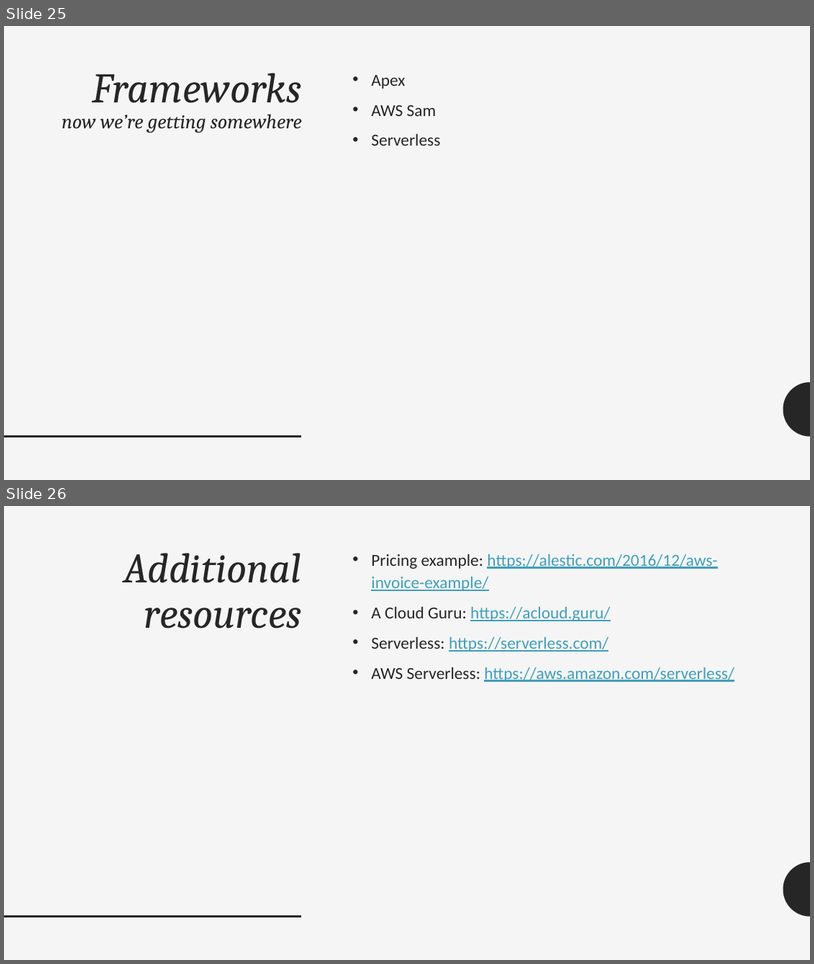
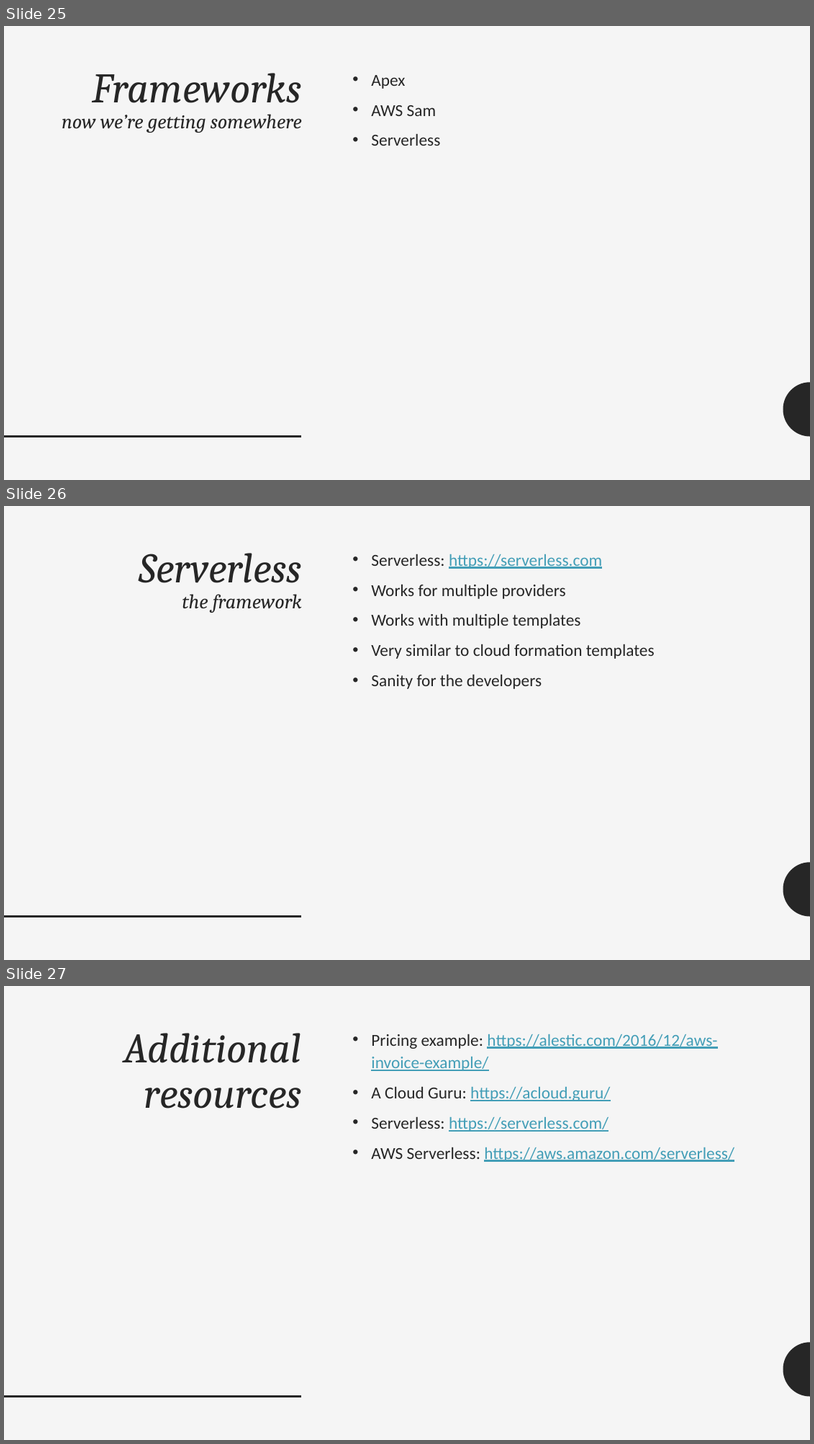
Before and after one commit to adrianpomilio/going-serverless, a slide deck: going-serverless-2017.pptx. Shown one above the other, each under a label of ours: slides 25 and 26 before the commit, slides 25, 26 and 27 after it. The pictures are 814x964 and 814x1444 pixels, drawn with LibreOffice and Linux fonts; fonts in the diff are those of the drawing. Boxes give left, top, right and bottom in pixels: in the first picture for what was removed or moved away, otherwise in the second. Text is boxed around its words. In the diff, an @@ line names an element or a change of style, - is before the commit and + after.

Commit message:
added serverless screen

```diff
--- a/going-serverless-2017.pptx
+++ b/going-serverless-2017.pptx
@@ slide 26 added at [4, 506, 810, 960], background #F5F5F5; not listed: 2 template elements that a slide beside it also shows @@
@@ title added at [139, 553, 302, 613], 24 pt, text #262626, italic @@
+Serverless
+the framework
@@ text added at [371, 554, 655, 689], 20 pt, text #262626 @@
+• Serverless: https://serverless.com
+• Works for multiple providers
+• Works with multiple templates
+• Very similar to cloud formation templates
+• Sanity for the developers
@@ what was slide 26 is now slide 27 @@
```
